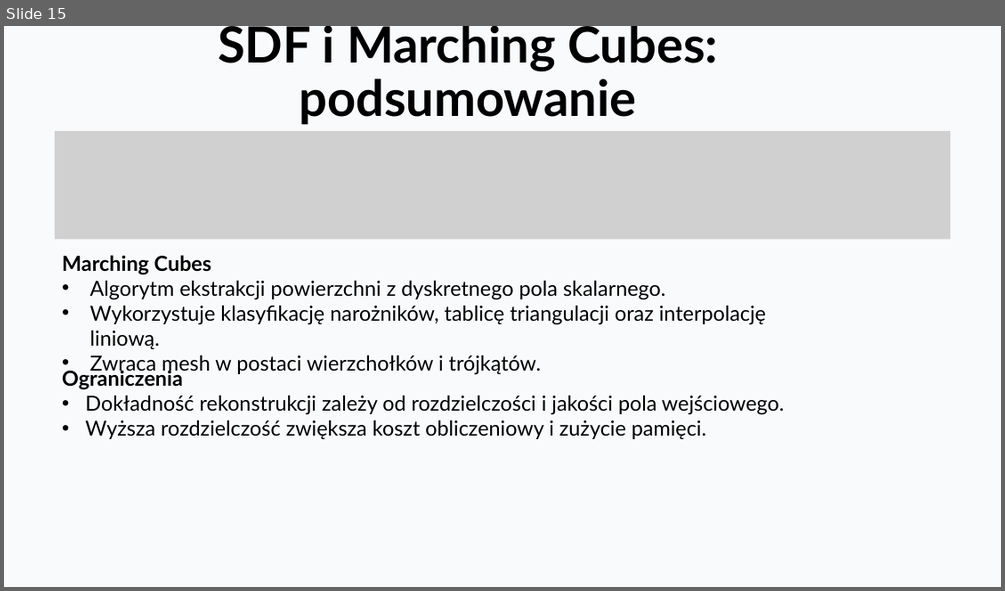
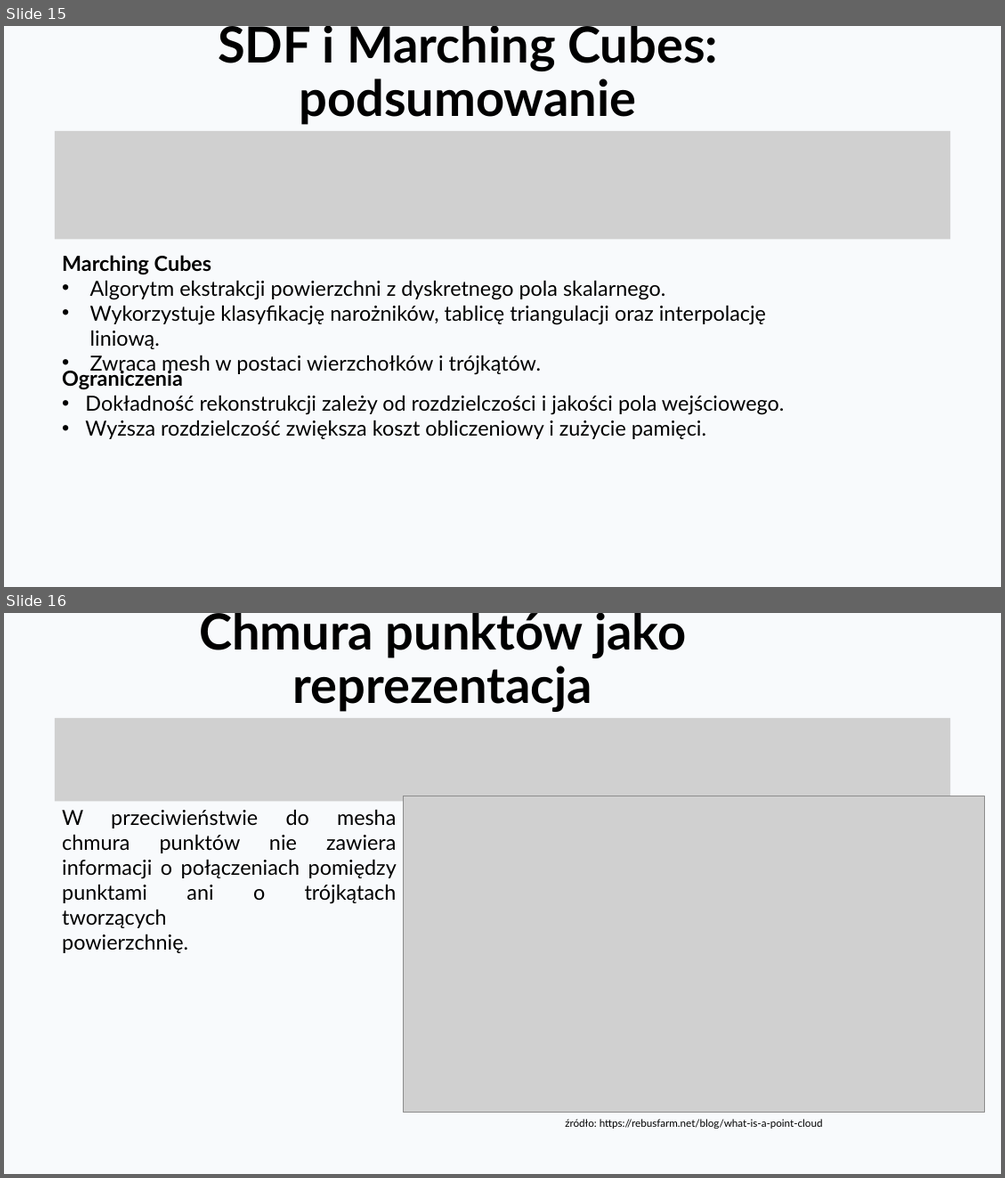
Before and after one commit to KajetanOzog/lab_6, a slide deck: prezentacja.pptx. Shown one above the other, each under a label of ours: slide 15 before the commit, slides 15 and 16 after it. The pictures are 1005x591 and 1005x1178 pixels, drawn with LibreOffice and Linux fonts; fonts in the diff are those of the drawing; grey boxes stand for pictures. Boxes give left, top, right and bottom in pixels: in the first picture for what was removed or moved away, otherwise in the second. Text is boxed around its words. In the diff, an @@ line names an element or a change of style, - is before the commit and + after.

```diff
--- a/prezentacja.pptx
+++ b/prezentacja.pptx
@@ slide 16 added at [4, 613, 1001, 1174], background #F8FAFC @@
@@ title added at [199, 613, 686, 712], 48 pt, text #000000, bold @@
+Chmura punktów jako reprezentacja
@@ picture added at [55, 718, 951, 801] @@
@@ picture added at [404, 796, 985, 1112] @@
@@ text added at [62, 809, 396, 928], 20 pt, text #000000 @@
+W przeciwieństwie do mesha chmura punktów nie zawiera informacji o połączeniach pomiędzy punktami ani o trójkątach tworzących
+powierzchnię.
@@ text added at [565, 1119, 823, 1128], 10 pt, text #000000 @@
+źródło: https://rebusfarm.net/blog/what-is-a-point-cloud
```
Also in this commit, not shown: 4 slides changed, 11 other slides added, 21 other files.
